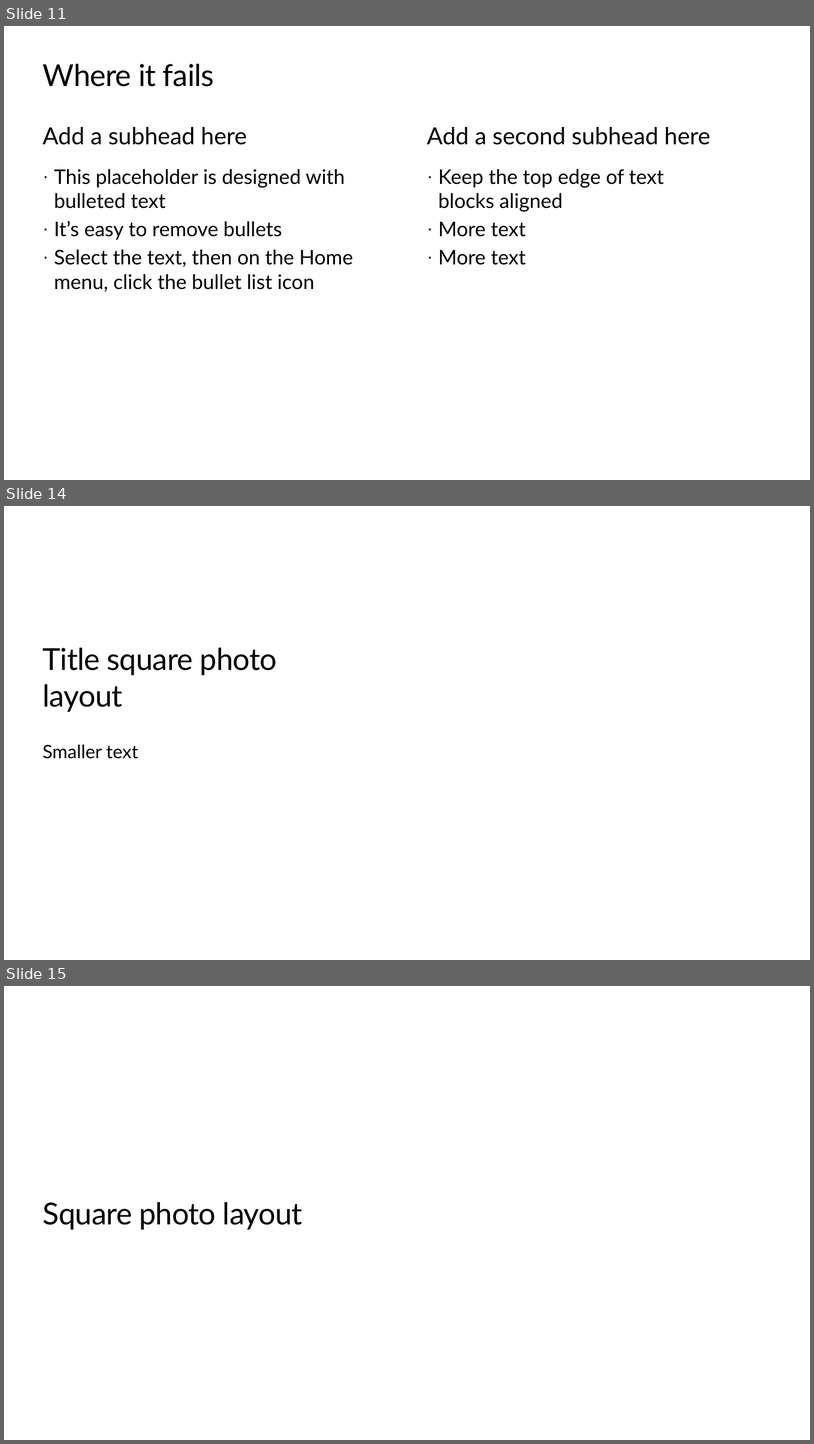
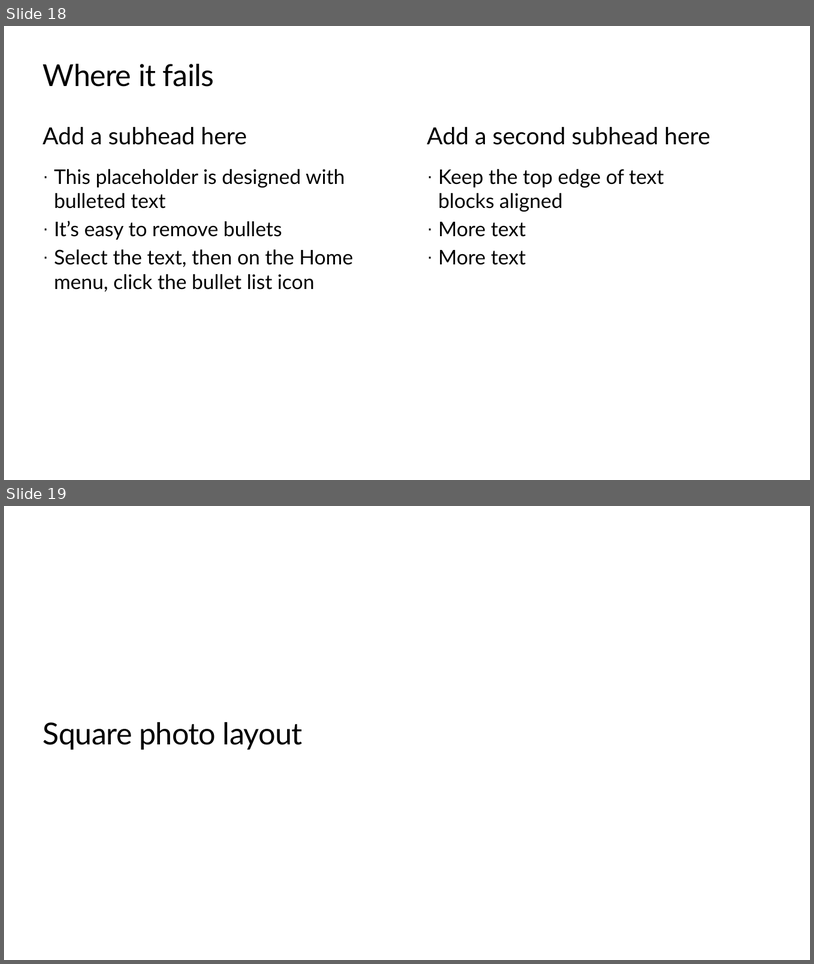
Before and after one commit to microsoft/ignite26-BRK300-building-agentic-retrieval-from-diy-to-foundry-iq, a slide deck: IgniteBRK300-WorkingDeck.pptx. Shown one above the other, each under a label of ours: slides 11, 14 and 15 before the commit, slides 18 and 19 after it; the slides between them are not shown. The pictures are 814x1444 and 814x964 pixels, drawn with LibreOffice and Linux fonts; fonts in the diff are those of the drawing; background and template pictures are left out. Boxes give left, top, right and bottom in pixels: in the first picture for what was removed or moved away, otherwise in the second. Text is boxed around its words. In the diff, an @@ line names an element or a change of style, - is before the commit and + after.

```diff
--- a/IgniteBRK300-WorkingDeck.pptx
+++ b/IgniteBRK300-WorkingDeck.pptx
@@ slide 14 removed at (x1=4, y1=506, x2=810, y2=960), background #FFFFFF @@
@@ title removed at (x1=43, y1=648, x2=277, y2=712) @@
-Title square photo layout
@@ text removed at (x1=42, y1=744, x2=138, y2=759) @@
-Smaller text
@@ what was slide 11 is now slide 18 @@
@@ what was slide 15 is now slide 19 @@
```
Also in this commit, not shown: 2 slides changed, 7 slides added, 7 other slides removed, 10 other files.
